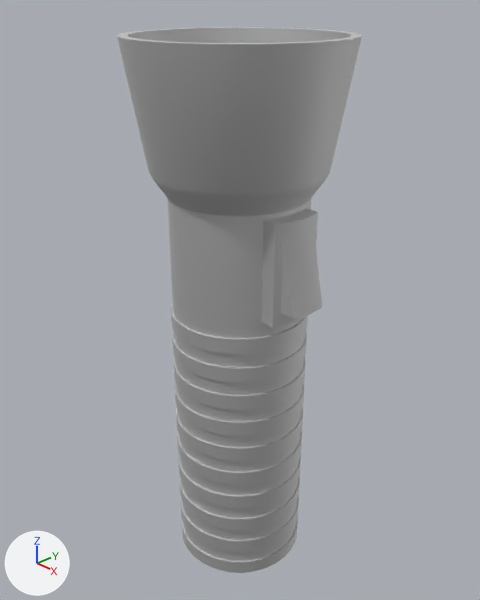
One commit to the Blender file Game Art/Blender Files/flashlightmaybe.blend: the scene before it, then after it.
Both versions are drawn from a camera (50 mm lens) standing at (0.658, -0.618, 0.646) and looking at (-0.012, 0.012, 0.21). Arrows for +X, +Y and +Z are at lower left; the lights stay in place.
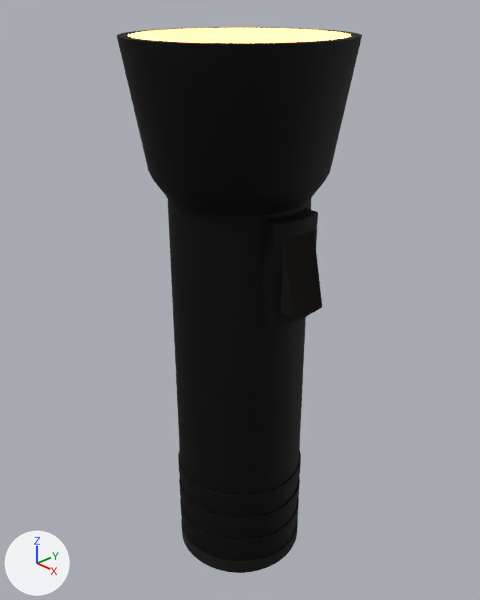
Where the change shows, as pixel boxes [x1, y1, x2, y2] in the pictures (480 x 600 px):
'Cylinder', recoloured, reshaped (grey to black): [117, 27, 362, 573] in both
part 1 of me_cylinder, deleted: before [171, 303, 308, 485]
part 2 of me_cylinder, recoloured (grey to black): [181, 517, 298, 573] in both
part 3 of me_cylinder, recoloured (grey to beige): [128, 28, 351, 43] in both
part 4 of me_cylinder, recoloured (grey to black): [281, 229, 322, 319] in both

Patch to the scene script:
```diff
--- a/Game Art/Blender Files/flashlightmaybe.blend.py
+++ b/Game Art/Blender Files/flashlightmaybe.blend.py
@@ mat_material_002 @@
 mat_material_002 = principled_material('Material.002')
-mat_material_002.base_color = (0.8, 0.8, 0.8)  # white #e7e7e7
+mat_material_002.base_color = (0.022, 0.022, 0.022)  # black #292929
 mat_material_002.metallic = 1.0
@@ mat_metallic_around_lightbulb @@
+mat_metallic_around_lightbulb = bpy.data.materials.new('Metallic Around Lightbulb')
+# nodes: Blackbody, BsdfPrincipled, Emission, MixShader, OutputMaterial
+# colours: white #ffffff
@@ mat_material @@
+mat_material = principled_material('Material')
+mat_material.base_color = (0.0, 0.0, 0.0)  # black #000000
+mat_material.roughness = 1.0
+mat_material.specular_ior_level = 0.516
+mat_material.coat_weight = 0.0142
@@ mat_lightbulb @@
+mat_lightbulb = bpy.data.materials.new('Lightbulb')
+mat_lightbulb.use_nodes = True; mat_lightbulb.node_tree.nodes.clear()
+_N = mat_lightbulb.node_tree.nodes; _L = mat_lightbulb.node_tree.links
+n0 = _N.new('ShaderNodeOutputMaterial'); n0.name = 'Material Output'
+n1 = _N.new('ShaderNodeEmission'); n1.name = 'Emission'
+n1.inputs[1].default_value = 4.6  # 'Strength'
+n2 = _N.new('ShaderNodeBlackbody'); n2.name = 'Blackbody'
+n2.inputs[0].default_value = 3537.0  # 'Temperature'
+_L.new(n1.outputs[0], n0.inputs[0])  # 'Emission' to 'Surface'
+_L.new(n2.outputs[0], n1.inputs[0])  # 'Color' to 'Color'
@@ mat_plastic_switch @@
+mat_plastic_switch = diffuse_material('Plastic Switch')
+mat_plastic_switch.base_color = (0.0152, 0.0137, 0.0123)  # black #211f1d
+mat_plastic_switch.roughness = 0.205
@@ me_cylinder @@
 # used by ob_cylinder; location = (0.0, 0.0, 0.0); rotation_euler = (3.142, 0.0, 0.0), in degrees (180, 0, 0)
-me_cylinder.from_pydata(...)  # 4322 vertices, 4238 faces; spans x -0.153..0.153, y -0.153..0.153, z -0.589..0.239
+me_cylinder.from_pydata(...)  # 3650 vertices, 3566 faces; spans x -0.153..0.153, y -0.153..0.153, z -0.589..0.239
+# me_cylinder part 1: 672 vertices removed from x -0.103..0.103, y -0.103..0.103, z -0.207..0.046
+# me_cylinder part 2: 281 faces spanning x -0.103..0.103, y -0.103..0.103, z 0.207..0.239 switch from mat_material_002 (white #e7e7e7) to mat_material (black #000000)
+# me_cylinder part 3: 113 faces spanning x -0.14..0.14, y -0.14..0.14, z -0.589..-0.45 switch from mat_material_002 (white #e7e7e7) to mat_metallic_around_lightbulb
+# me_cylinder part 4: 12 faces spanning x 0.117..0.146, y -0.021..0.036, z -0.355..-0.251 switch from mat_material_002 (white #e7e7e7) to mat_plastic_switch (black #211f1d)
+me_cylinder.materials.append(mat_lightbulb)
```
